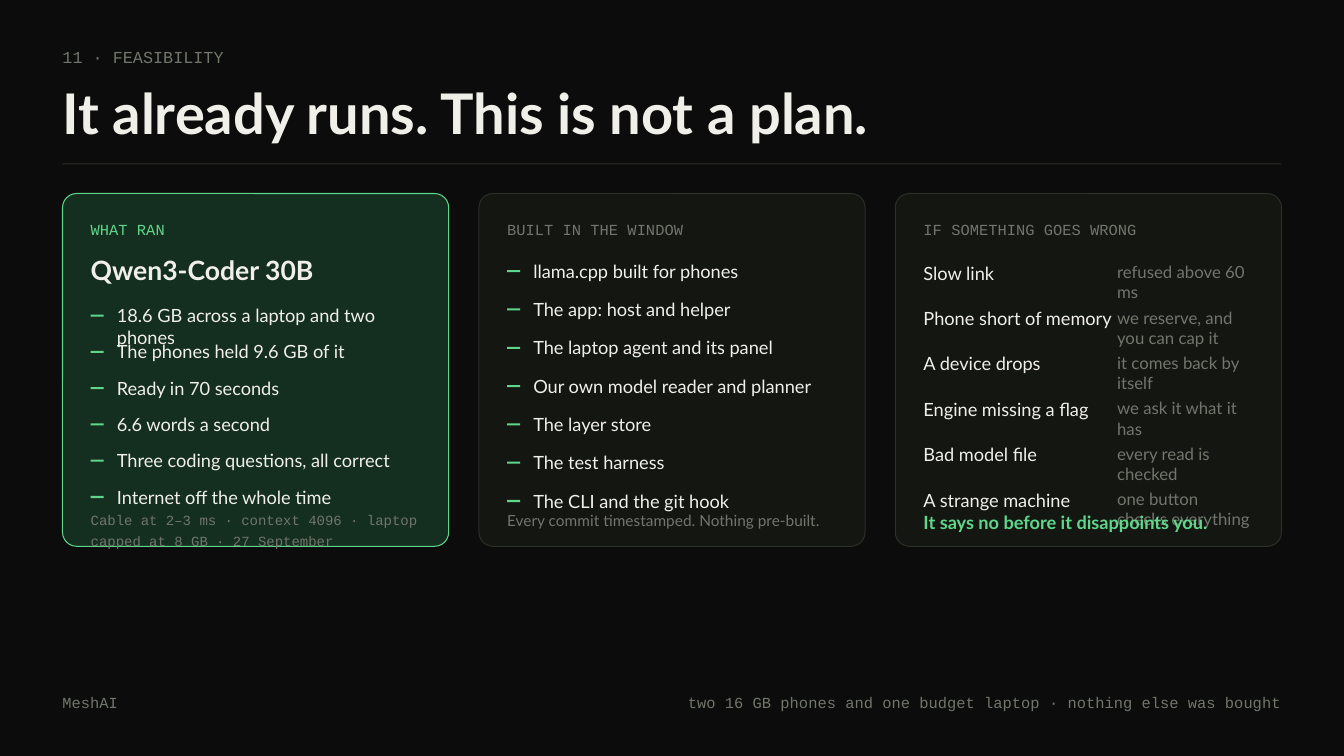
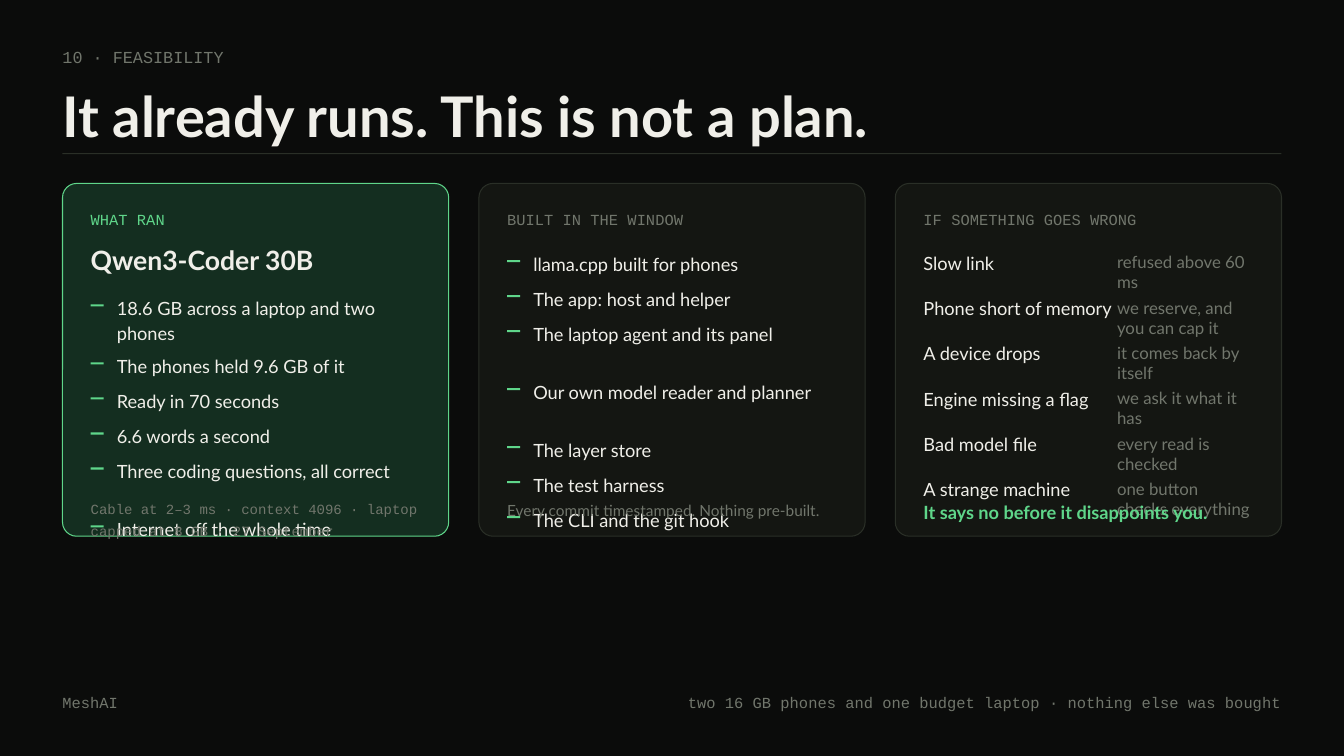
Before and after one commit to prajwal-gunnala/maynards, a slide deck: slide 11 of docs/deck-editable/MeshAI_Deck.pptx (slide 12 before the commit). Drawn at 1344x756 pixels with LibreOffice and Linux fonts; fonts in the diff are those of the drawing. Boxes give left, top, right and bottom in pixels: in the first picture for what was removed or moved away, otherwise in the second. Text is boxed around its words. In the diff, an @@ line names an element or a change of style, - is before the commit and + after.

Commit message:
deck: twelve slides, and a layout that survives its own words
An audit of every rendered slide found the same three causes behind almost
every defect: the header assumed a title never wrapped, the bullet helper
advanced by a fixed step whether or not a line wrapped, and every caller
hard-coded the position of whatever came next. All three now measure the text
before placing the next thing, so a longer sentence pushes what follows down
instead of printing on top of it.

Cut from fifteen to twelve. Why it is hard folded into what we fixed, because
it is one story: the link is the constraint, and here is what we did. Who it
is for moved onto the business slide, where the buyer already was.

The business leads with the fleet now: people hand over a phone they no
longer use, we rack it and pay them, and what a customer buys is memory,
priced by how big a model they want to hold. Their own devices and licensing
to a phone maker stay, as the other two ways.

And the limits slide says something useful instead of apologising: when to
use it, and when not to.

```diff
--- a/docs/deck-editable/MeshAI_Deck.pptx
+++ b/docs/deck-editable/MeshAI_Deck.pptx
@@ text at (62,52,224,63): text changed @@
-11 · FEASIBILITY
+10 · FEASIBILITY
@@ text "It already runs. This is ..." at (62,95,868,147): line spacing 1 to 1.05 @@
@@ 20 texts, 3 rectangles, 3 rounded rectangles: place and size @@
-20 texts, 3 rectangles, 3 rounded rectangles at (63,163,1281,549)
+20 texts, 3 rectangles, 3 rounded rectangles at (63,153,1281,541)
@@ text "18.6 GB across a laptop ...": place and size @@
-text "18.6 GB across a laptop ..." at (117,308,375,348)
+text "18.6 GB across a laptop ..." at (117,301,375,343)
@@ text "The laptop agent and its ...": place and size @@
-text "The laptop agent and its ..." at (533,340,773,358)
+text "The laptop agent and its ..." at (533,327,773,345)
@@ 2 rectangles, 1 text: place and size @@
-2 rectangles, 1 text at (507,302,730,349)
+2 rectangles, 1 text at (507,292,730,332)
@@ 4 rectangles, 3 texts: place and size @@
-4 rectangles, 3 texts at (91,343,345,462)
+4 rectangles, 3 texts at (91,359,345,470)
@@ rectangle: place and size @@
-rectangle at (507,423,520,425)
+rectangle at (507,446,520,448)
@@ text "The layer store": place and size @@
-text "The layer store" at (533,417,651,434)
+text "The layer store" at (533,443,651,460)
@@ line spacing 1 to 1.15 in 13 elements at (117,429,270,443), (117,394,279,411), (533,257,738,274), (117,359,345,376), (533,292,730,309), (533,511,729,531), (533,327,773,345), (533,478,664,492), (117,301,375,343), (533,443,651,460), (117,522,331,539), (533,385,811,402), (117,464,389,482) @@
@@ text "Three coding questions, all correct": place and size @@
-text "Three coding questions, all correct" at (117,453,389,471)
+text "Three coding questions, all correct" at (117,464,389,482)
@@ text "The test harness": place and size @@
-text "The test harness" at (533,455,664,469)
+text "The test harness" at (533,478,664,492)
@@ rectangle: place and size @@
-rectangle at (507,462,520,464)
+rectangle at (507,481,520,483)
@@ text "The CLI and the git ...": place and size @@
-text "The CLI and the git ..." at (533,494,729,512)
+text "The CLI and the git ..." at (533,511,729,531)
@@ rectangle: place and size @@
-rectangle at (91,496,104,498)
+rectangle at (91,525,104,527)
@@ text "Internet off the whole time": place and size @@
-text "Internet off the whole time" at (117,490,331,504)
+text "Internet off the whole time" at (117,522,331,539)
@@ rectangle: place and size @@
-rectangle at (507,500,520,502)
+rectangle at (507,516,520,518)
```
Also in this commit, not shown: 9 other slides changed, 2 slides added, 5 slides removed, 1 other file.
